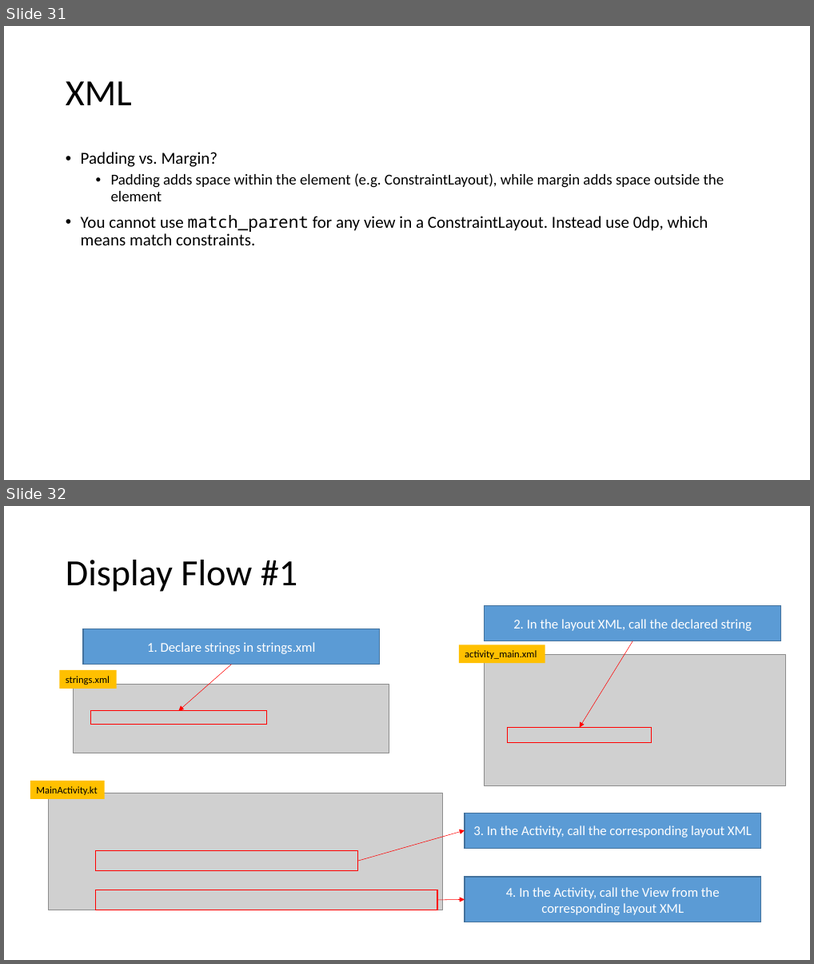
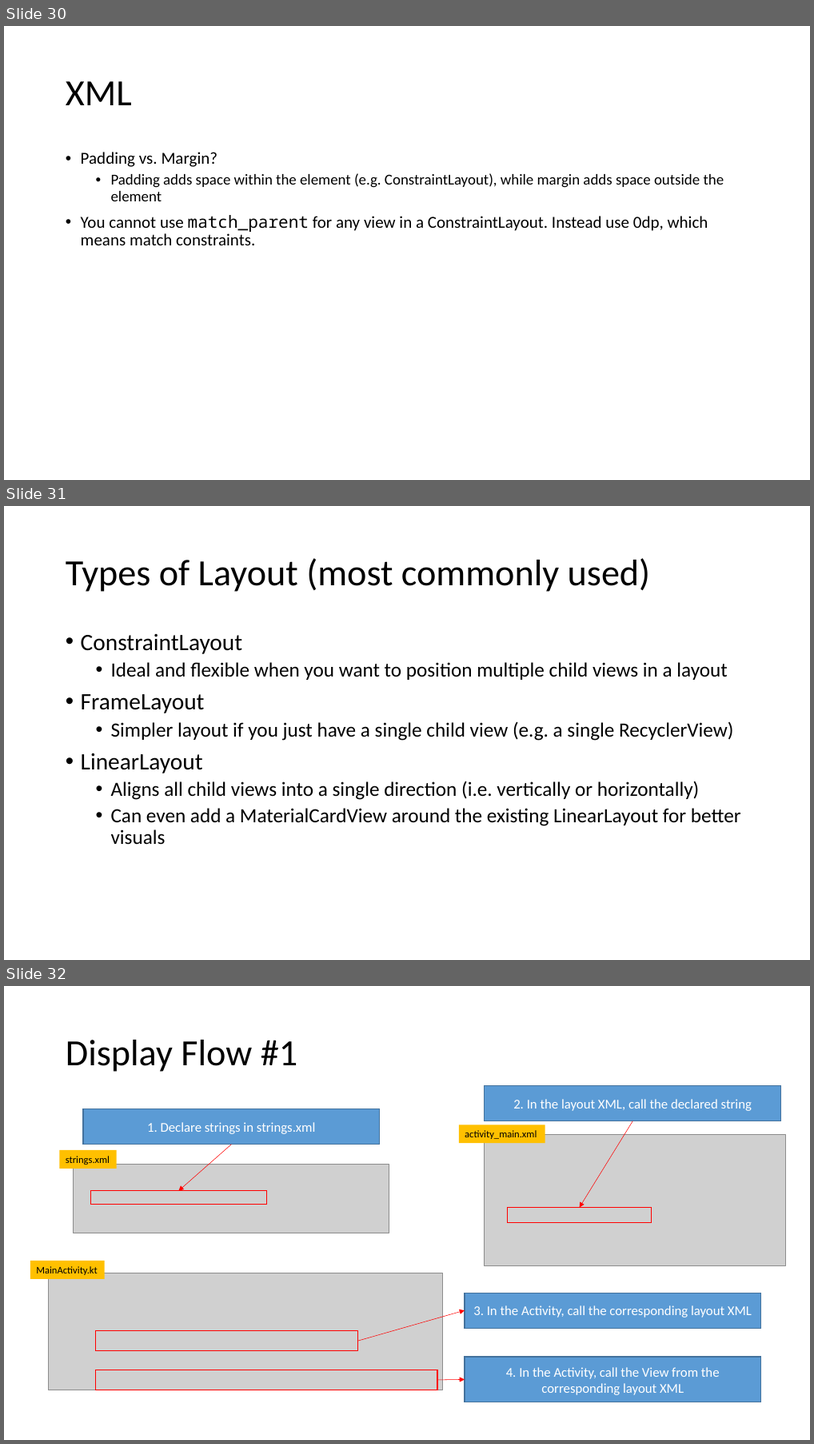
Before and after one commit to joellecorliss/Associate-Android-Developer, a slide deck: Android Basics in Kotlin.pptx. Shown one above the other, each under a label of ours: slides 31 and 32 before the commit, slides 30, 31 and 32 after it. The pictures are 814x964 and 814x1444 pixels, drawn with LibreOffice and Linux fonts; fonts in the diff are those of the drawing; grey boxes stand for pictures. Boxes give left, top, right and bottom in pixels: in the first picture for what was removed or moved away, otherwise in the second. Text is boxed around its words. In the diff, an @@ line names an element or a change of style, - is before the commit and + after.

```diff
--- a/Android Basics in Kotlin.pptx
+++ b/Android Basics in Kotlin.pptx
@@ slide 31 added at (x1=4, y1=506, x2=810, y2=960), background #FFFFFF @@
@@ title added at (x1=66, y1=558, x2=651, y2=592), 44 pt, text #000000 @@
+Types of Layout (most commonly used)
@@ text added at (x1=81, y1=634, x2=742, y2=844), 24 pt, text #000000 @@
+• ConstraintLayout
+  • Ideal and flexible when you want to position multiple child views in a layout
+• FrameLayout
+  • Simpler layout if you just have a single child view (e.g. a single RecyclerView)
+• LinearLayout
+  • Aligns all child views into a single direction (i.e. vertically or horizontally)
+  • Can even add a MaterialCardView around the existing LinearLayout for better visuals
@@ what was slide 31 is now slide 30 @@
```
Also in this commit, not shown: 2 slides changed, 6 other slides added, 1 slide removed.
